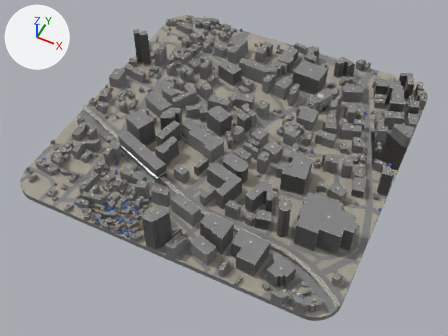
The glTF model media/flipkart-andheri/world/d/vaman-techno-centre.glb as it was, and as the next commit left it.
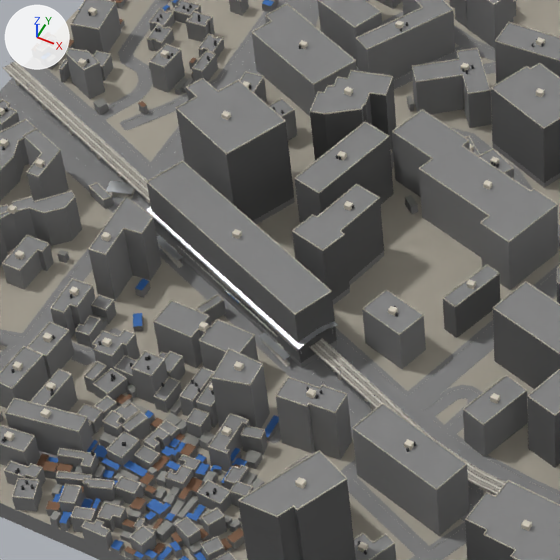
Old and new are each drawn whole from a 50 mm camera at (447.0, -963.0, 1061.0) aimed at (10.0, -89.0, -31.0) and again close up on the part from 18% to 50% of the width and 27% to 69% of the height. The axes (+X, +Y, +Z) are drawn at upper left. The lights are the same throughout. The last two pictures show the newer version. Where no turn or scale is listed for an object, it has been applied to the vertices. Vertices at exactly the same position are counted once.

In view in the first close-up: 'context', 'ground', 'metro', 'plinth', 'rooftops', 'stations' and 1 more.
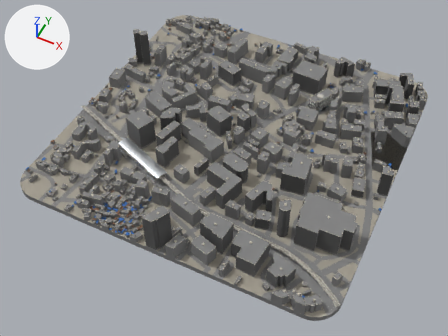
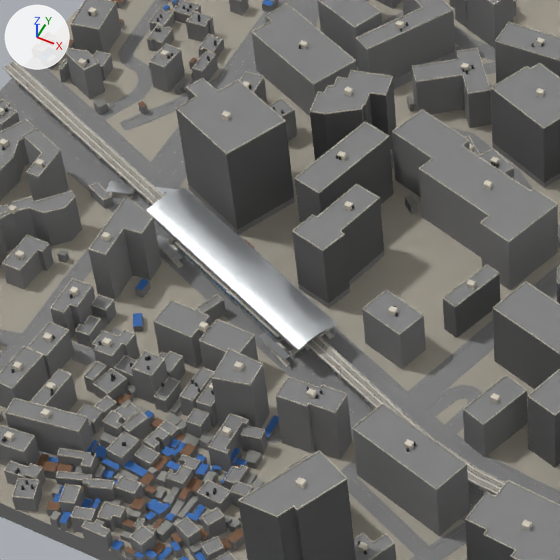
What differs and where, as boxes [x1, y1, x2, y2] in the close-ups (560 x 560 px):
part 1 of me_context, deleted
    before: [146, 160, 337, 368]
part 2 of me_ground, cut back (mostly hidden)
    before: [318, 328, 408, 397]
    after: [173, 176, 408, 397]
'stations', unchanged, uncovered by the edit
    before: [146, 206, 338, 367]
    after: [146, 188, 338, 367]

Diff of the bpy script that builds the scene:
```diff
--- a/media/flipkart-andheri/world/d/vaman-techno-centre.glb.py
+++ b/media/flipkart-andheri/world/d/vaman-techno-centre.glb.py
@@ me_context @@
 # used by ob_context; location = (0.0, 0.0, 49.8)
-me_context.from_pydata(...)  # 19334 vertices, 28703 faces; spans x -380.0..380.0, y -380.0..380.0, z -50.0..50.0
+me_context.from_pydata(...)  # 19302 vertices, 28651 faces; spans x -380.0..380.0, y -380.0..380.0, z -50.0..50.0
+# me_context part 1: the loose piece of 24 vertices spanning x -221.0..-80.0, y -223.0..-147.0, z -50.0..-3.0 is deleted
+# other edits to the shape of me_context do not show in these pictures
 me_context.materials.append(mat_wall_res_ochre)
@@ me_ground @@
 # used by ob_ground; location = (0.0, 0.0, 0.1)
-me_ground.from_pydata(...)  # 13089 vertices, 17800 faces; spans x -380.0..380.0, y -380.0..380.0, z 0.0
+me_ground.from_pydata(...)  # 13057 vertices, 17767 faces; spans x -380.0..380.0, y -380.0..380.0, z 0.0
+# me_ground part 2
+# 32 vertices are removed from x -217.0..-84.0, y -212.0..-156.0, z 0.0
+# 84 faces are deleted
+# 35 new faces join them, mat_pavers (grey #818181)
+# 16 new faces join them, mat_kerb (grey #beb9ac)
 me_ground.materials.append(mat_ground)
```
